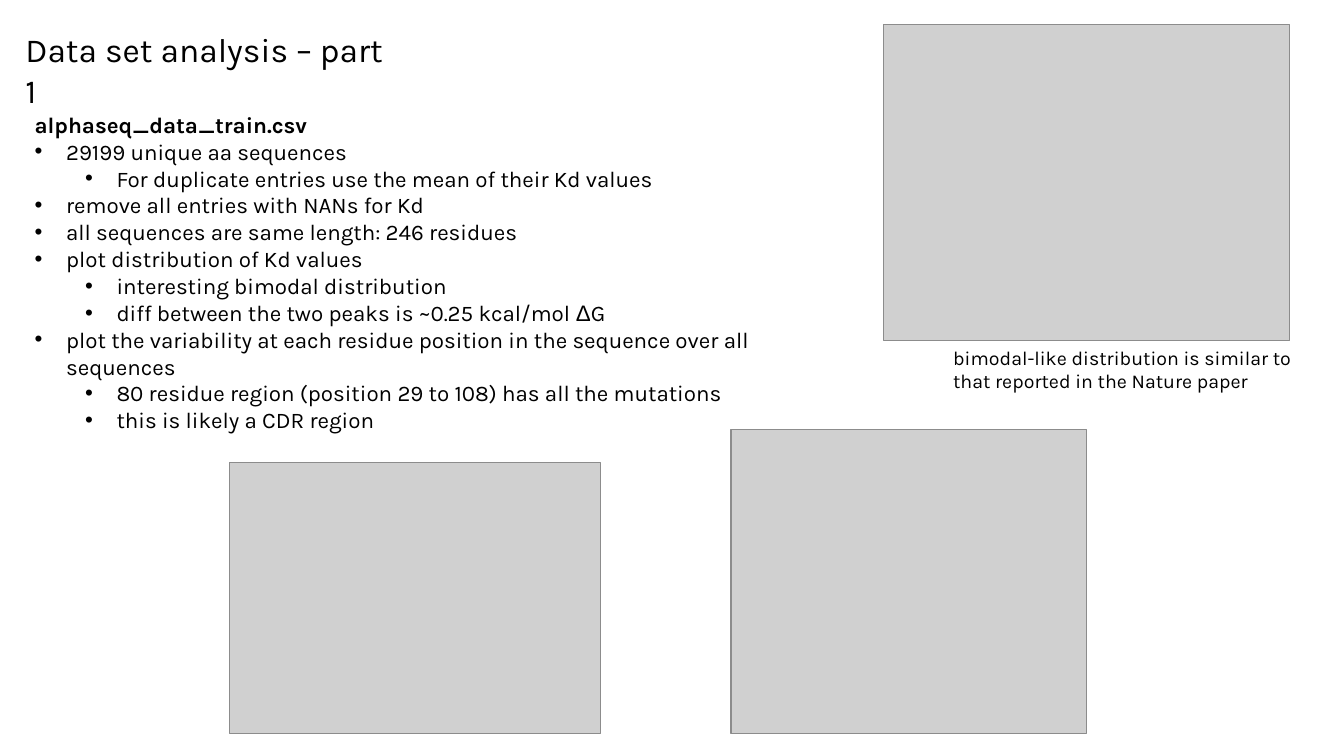
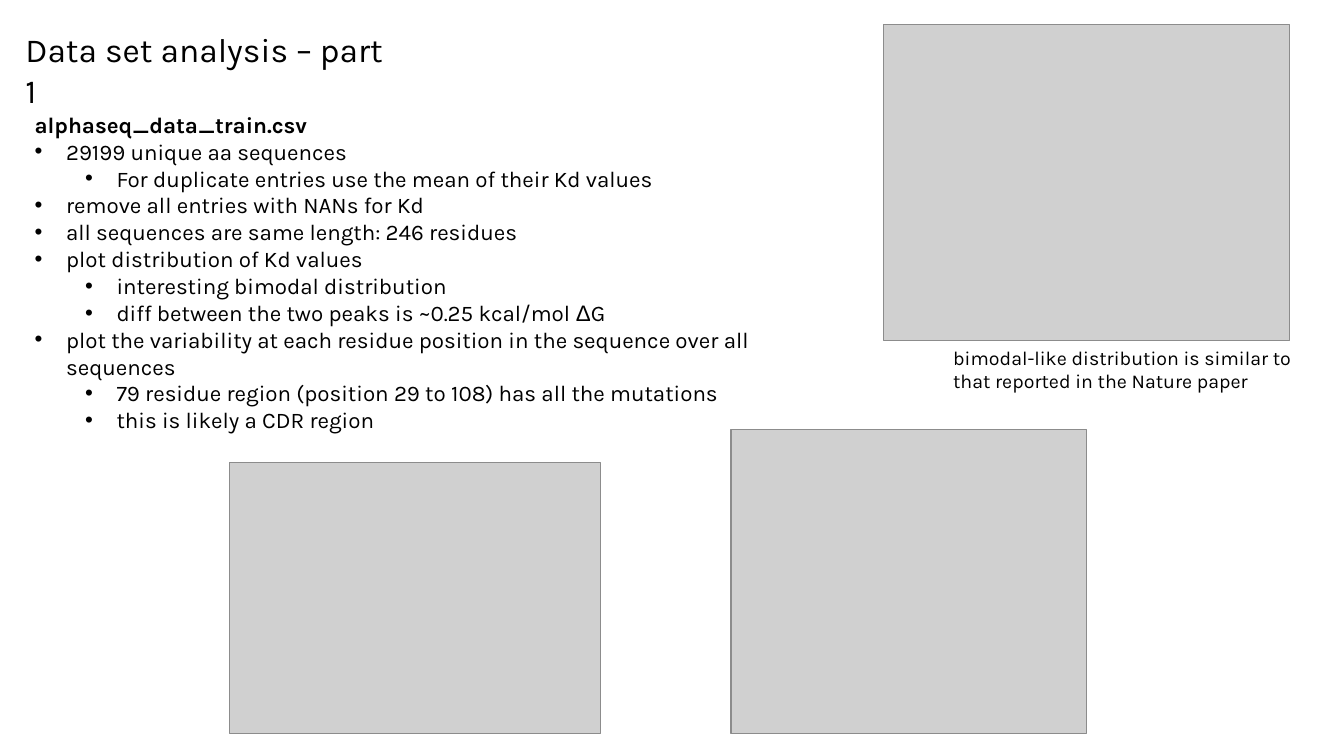
Before and after one commit to planaria158/BERT-antibody-antigen-binding-energy, a slide deck: slide 3 of Homework-aAlphaBio.pptx (slide 2 before the commit). Drawn at 1344x756 pixels with LibreOffice and Linux fonts; fonts in the diff are those of the drawing; grey boxes stand for pictures. Boxes give left, top, right and bottom in pixels: in the first picture for what was removed or moved away, otherwise in the second. Text is boxed around its words. In the diff, an @@ line names an element or a change of style, - is before the commit and + after.

```diff
--- a/Homework-aAlphaBio.pptx
+++ b/Homework-aAlphaBio.pptx
@@ text at bbox=[117, 385, 718, 407]: text changed @@
-  • 80 residue region (position 29 to 108) has all the mutations
+  • 79 residue region (position 29 to 108) has all the mutations
```
Also in this commit, not shown: 10 other slides changed, 6 slides added.
